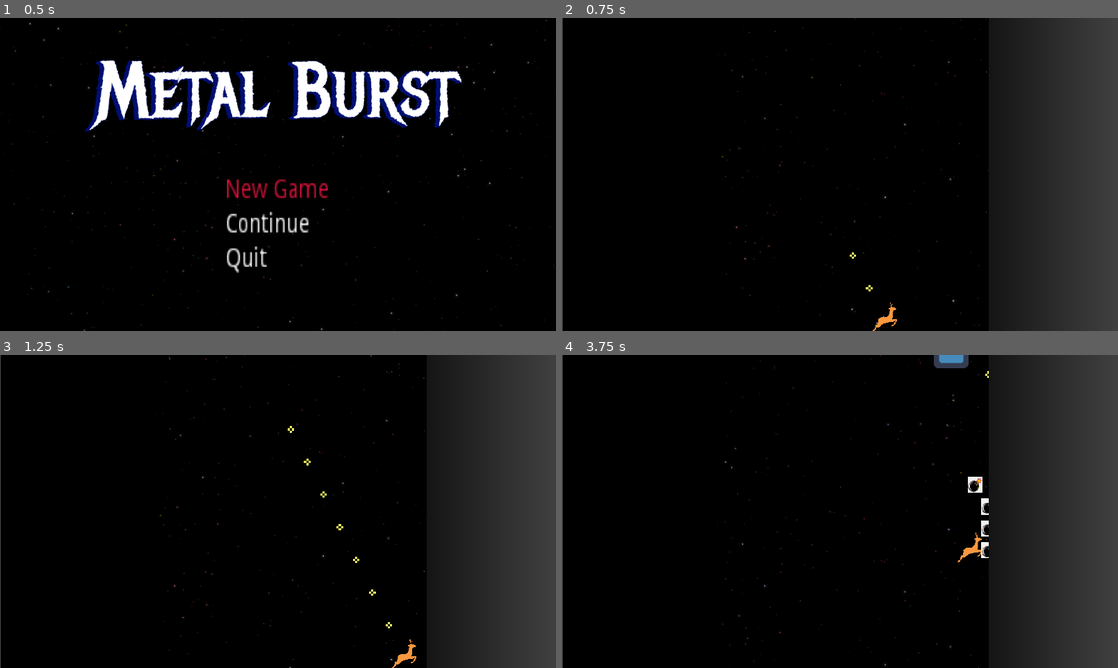
Above: before the commit, frames 1-4 (two rows, left to right).
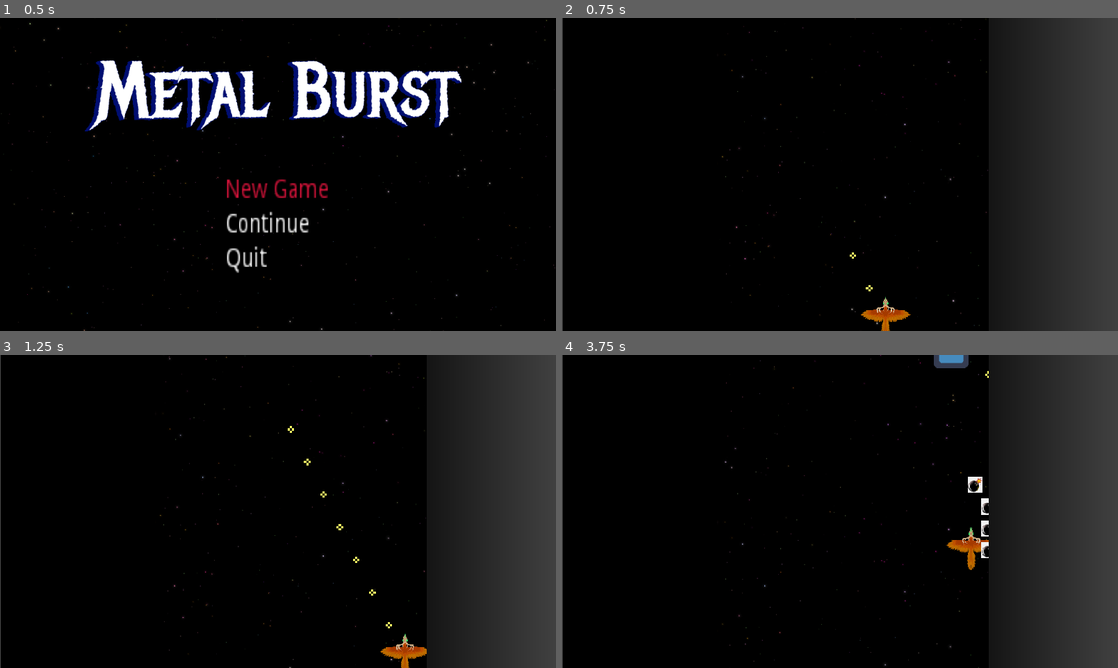
Above: after the commit, the same moments.

Repository: kyperbelt/MetalBurstPGJ
Game: Godot game, scene res://Screens/TitleScreen.tscn
The game is run twice, just before and just after one commit, with the same random seed, the same clock (stepped at 60 frames per second) and the same inputs. The engine's default icon, where the game draws it, is replaced by a stand-in: a white triangle on a blue panel in a dark square.
Inputs (mouse positions are in pixels of both pictures, inside the frame that each line leads up to):
- Up to frame 1 (0.5 s): no input
- Up to frame 2 (0.75 s): tap Enter (ui_accept) at 0.5 s; move the mouse to (962, 158) at 0.52 s; hold D (move_right) from 0.53 s (still down); hold Space (fire) from 0.53 s (still down)
- Up to frame 3 (1.25 s): keep holding D (move_right); keep holding Space (fire); tap Enter (ui_accept) at 0.77 s
- Up to frame 4 (3.75 s): move the mouse to (728, 527) at 1.27 s; release D (move_right) at 1.28 s; release Space (fire) at 1.28 s; hold S (move_down) 1.28-2.03 s; tap Shift (move_slower) at 1.35 s; tap Enter (ui_accept) at 1.52, 3.02 s; move the mouse to (895, 442) at 2.02 s; hold D (move_right) 2.03-2.78 s; hold X (player_bomb) 2.03-2.78 s; move the mouse to (812, 574) at 2.77 s; hold W (move_up) 2.78-3.53 s; tap Space (fire) at 2.85 s; move the mouse to (1006, 558) at 3.52 s; hold A (move_left) from 3.53 s (still down); hold Shift (move_slower) from 3.53 s (still down)

Frame 1 is identical in both runs. In frame 2, 0.4% of the frame differs, in the area x 53-63%, y 88-100%; in frame 3, 0.4%; in frame 4, 0.4%.

Commit message:
Player Character Changes
-Changed placeholder asset to the one I drew (will need to make head larger)
-Changed the pitch of the firing sound so it sounds better

Diff:
--- a/MetalBurstGame/Objects/Player.tscn
+++ b/MetalBurstGame/Objects/Player.tscn
@@ -1,8 +1,9 @@
-[gd_scene load_steps=5 format=2]
+[gd_scene load_steps=6 format=2]
 
 [ext_resource path="res://Objects/Player.gd" type="Script" id=1]
 [ext_resource path="res://placeholder_assets/deer_placeholder.png" type="Texture" id=2]
 [ext_resource path="res://placeholder_assets/audio/playerShoot.wav" type="AudioStream" id=3]
+[ext_resource path="res://placeholder_assets/deer_chara/KritaTest2.png" type="Texture" id=4]
 
 [sub_resource type="CircleShape2D" id=1]
 
@@ -10,8 +11,14 @@
 script = ExtResource( 1 )
 
 [node name="Sprite" type="Sprite" parent="."]
+position = Vector2( 0, 7 )
+scale = Vector2( 0.134523, 0.134523 )
+texture = ExtResource( 4 )
+
+[node name="Sprite(Old)" type="Sprite" parent="."]
+visible = false
 position = Vector2( 0.173773, 0.935793 )
-scale = Vector2( 0.27557, 0.294843 )
+scale = Vector2( 0.28, 0.28 )
 texture = ExtResource( 2 )
 
 [node name="PlayerCollisionArea" type="Area2D" parent="."]
@@ -22,6 +29,7 @@
 
 [node name="PlayerBulletStreamPlayer" type="AudioStreamPlayer" parent="."]
 stream = ExtResource( 3 )
+pitch_scale = 3.0
 bus = "PlayerBulletBus"
 
 [node name="PlayerBombStreamPlayer" type="AudioStreamPlayer" parent="."]
Binary file added: MetalBurstGame/placeholder_assets/deer_chara/KritaTest2.png
Not shown, added: MetalBurstGame/placeholder_assets/deer_chara/KritaTest2.png.import
